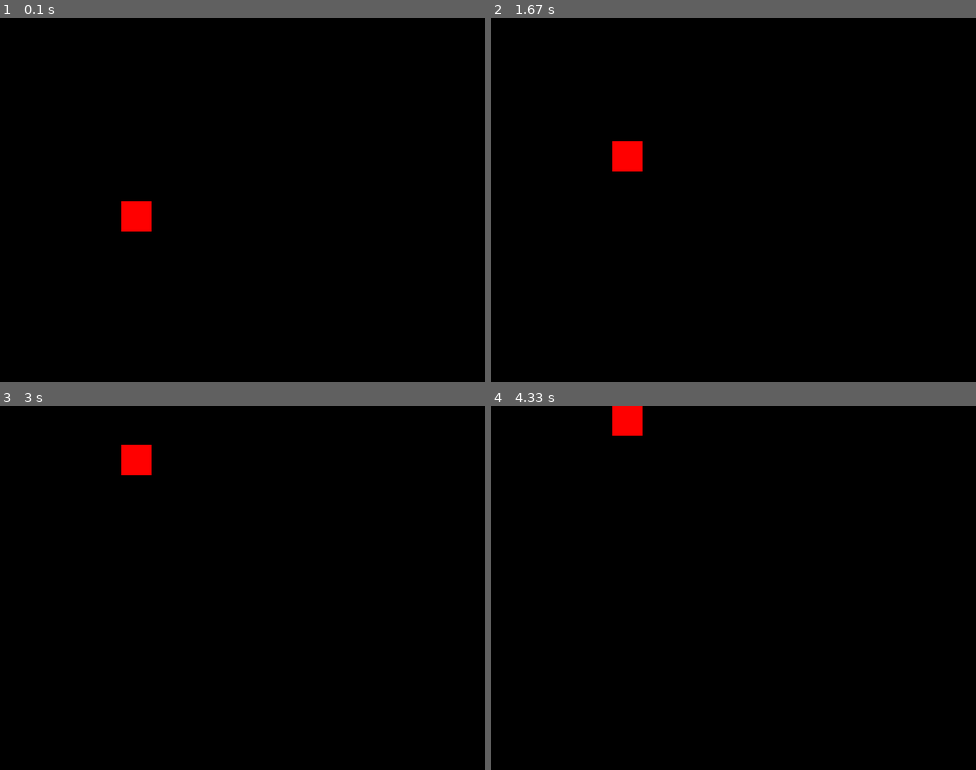
Above: before the commit, frames 1-4 (two rows, left to right).
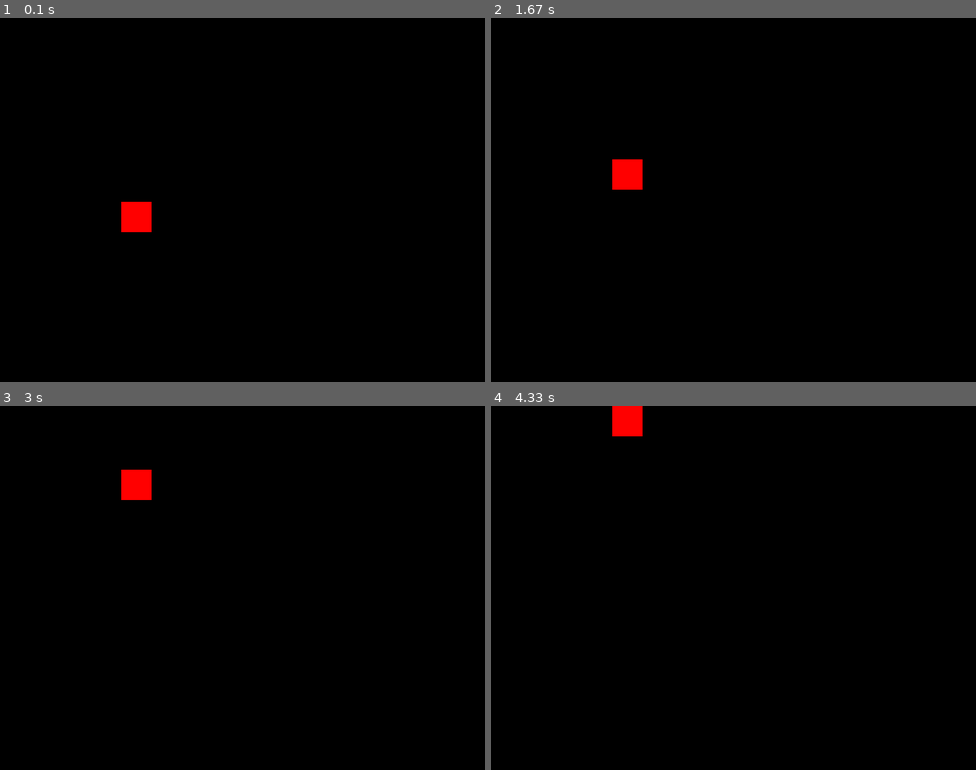
Above: after the commit, the same moments.

Repository: JD-GG/ajlmn-32x32LED-games
Game: pygame game, started from Flappy Bird/FlappyBird_PhysicsTest.py
The game is run twice, just before and just after one commit, with the same random seed, the same clock (stepped at 60 frames per second) and the same inputs.
Inputs:
- Up to frame 1 (0.1 s): no input
- Up to frame 2 (1.67 s): tap Space at 0.33, 0.73, 1.03, 1.23, 1.57 s
- Up to frame 3 (3 s): tap Space at 1.87, 2.07, 2.37, 2.63, 2.97 s
- Up to frame 4 (4.33 s): tap Space at 3.27, 3.4, 3.8, 4.1 s

The runs differ from the first frame. In frame 1, less than 0.1% of the frame differs, in the area x 25-32%, y 50-59%; in frame 2, 0.6%; in frame 3, 0.9%, in the area x 25-32%, y 10-26%; in frame 4, less than 0.1%.

Commit message:
fixed physics

Diff:
--- a/Flappy Bird/FlappyBird_PhysicsTest.py
+++ b/Flappy Bird/FlappyBird_PhysicsTest.py
@@ -11,8 +11,8 @@
 # Bird variables
 player_pos = [200, 300]
 player_vel = 0
-gravity = 10
-lift = -3
+gravity = 15
+lift = -3.5
 
 clock = pygame.time.Clock()
 
